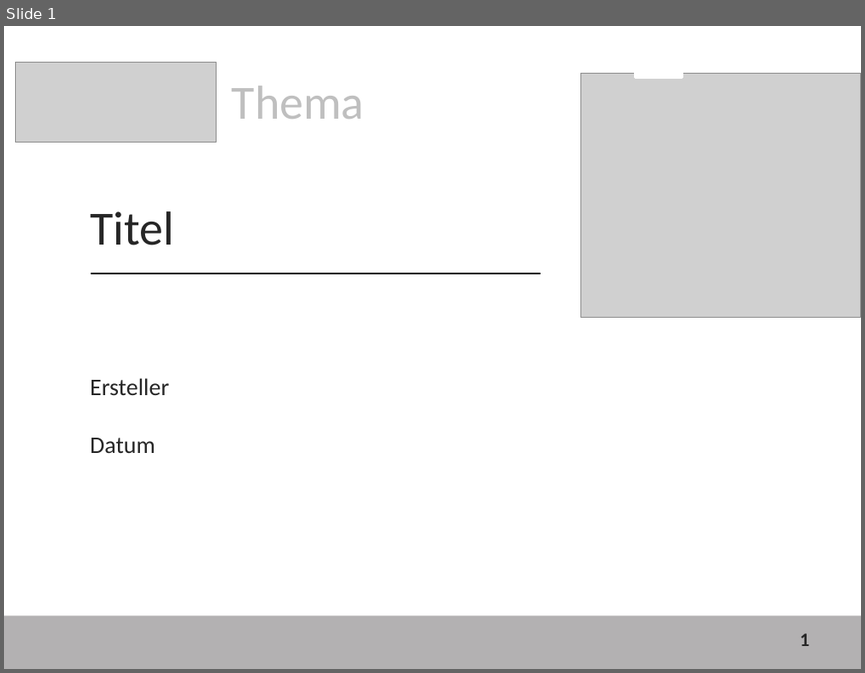
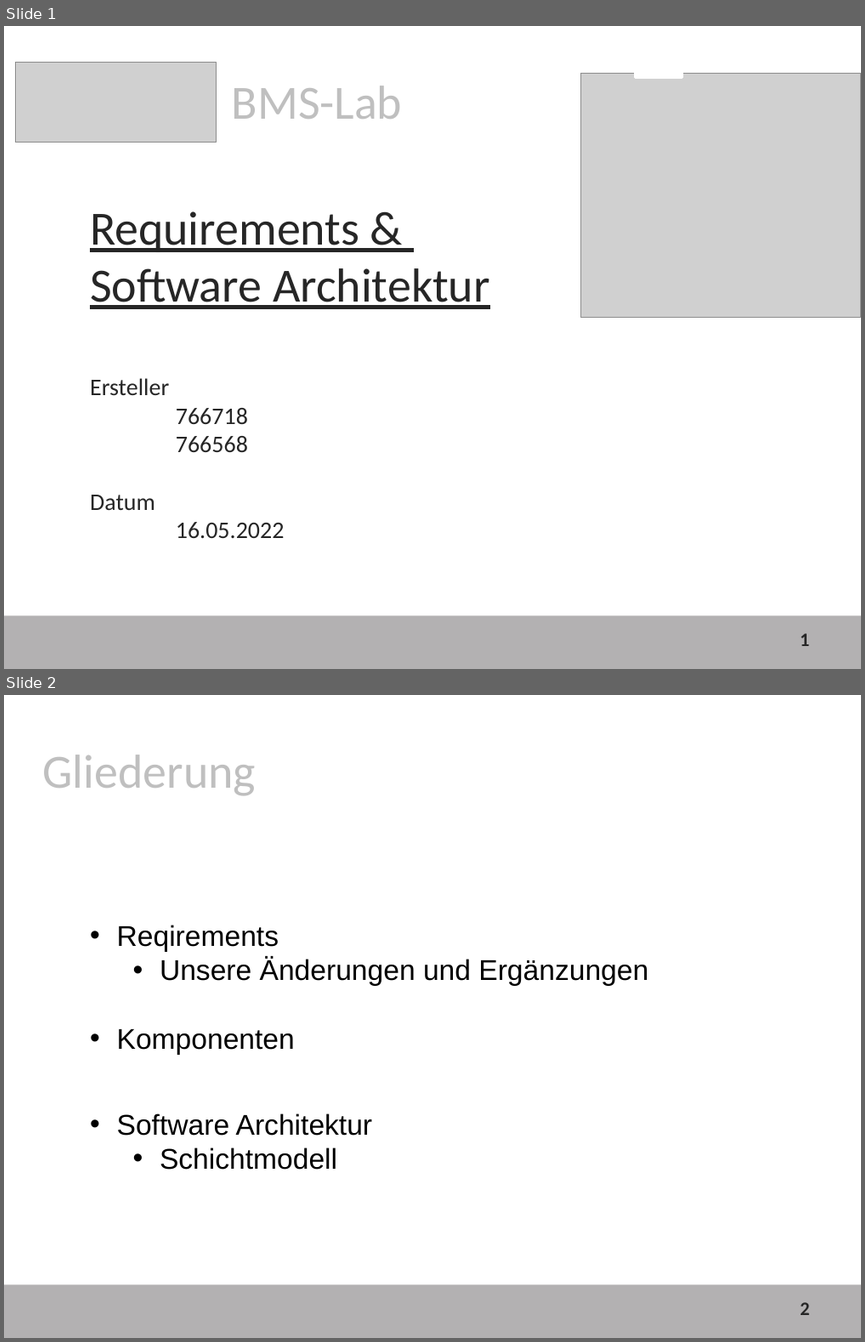
Before and after one commit to davju/bms_lab, a slide deck: BMS_Lab.pptx. Shown one above the other, each under a label of ours: slide 1 before the commit, slides 1 and 2 after it. The pictures are 865x673 and 865x1342 pixels, drawn with LibreOffice and Linux fonts; fonts in the diff are those of the drawing; grey boxes stand for pictures; background and template pictures are left out. Boxes give left, top, right and bottom in pixels: in the first picture for what was removed or moved away, otherwise in the second. Text is boxed around its words. In the diff, an @@ line names an element or a change of style, - is before the commit and + after.

```diff
--- a/BMS_Lab.pptx
+++ b/BMS_Lab.pptx
@@ slide 2 added at [4,695,861,1338], background #FFFFFF; not listed: 1 template element that a slide beside it also shows @@
@@ text added at [43,755,256,795], 40 pt, text #BFBFBF @@
+Gliederung
@@ text added at [117,925,648,1169], 24 pt, text #000000 @@
+• Reqirements
+  • Unsere Änderungen und Ergänzungen
+• Komponenten
+• Software Architektur
+  • Schichtmodell
@@ page number added at [800,1302,809,1315], 16 pt, text #262626, bold @@
+2
@@ slide 1 changed as well @@
@@ text at [232,86,403,119]: text changed @@
-Thema
+BMS-Lab
@@ text at [90,211,490,309]: text changed @@
-Titel
+Requirements &
+Software Architektur
@@ line removed from (91, 272) to (540, 272) @@
@@ text at [176,408,248,452]: paragraphs added @@
+766718
+766568
@@ text at [176,522,284,538]: paragraph added @@
+16.05.2022
```
Also in this commit, not shown: 8 other slides changed, 2 other slides added, 7 slides removed.
